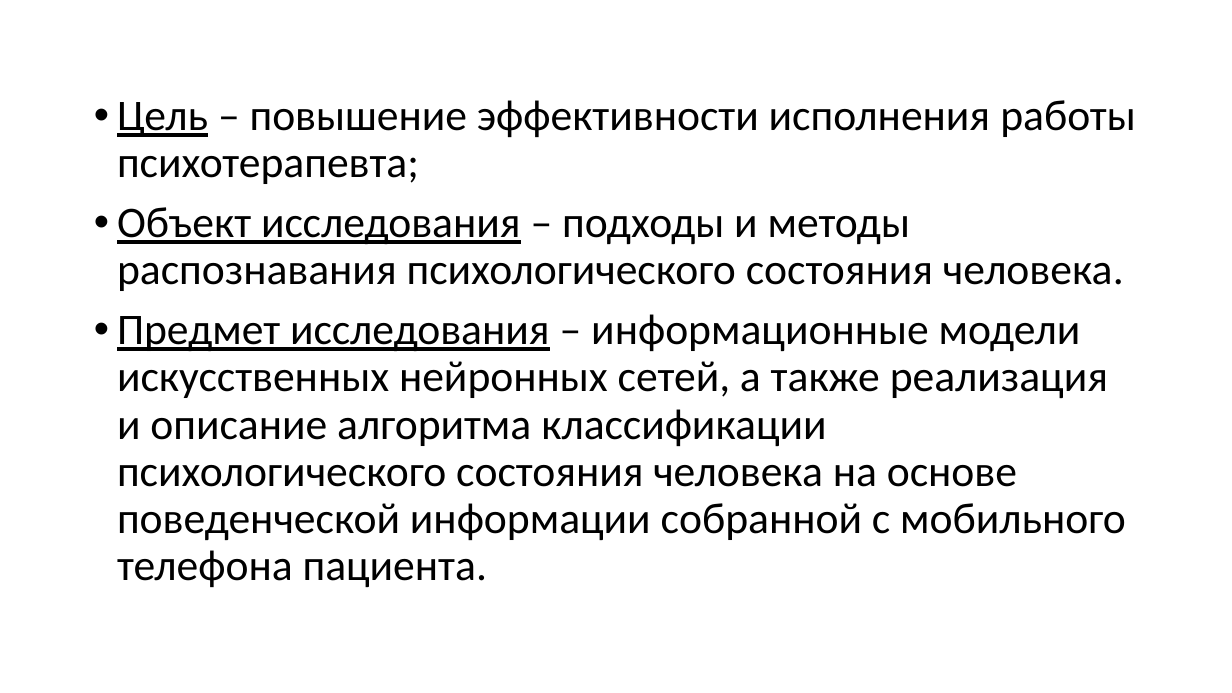
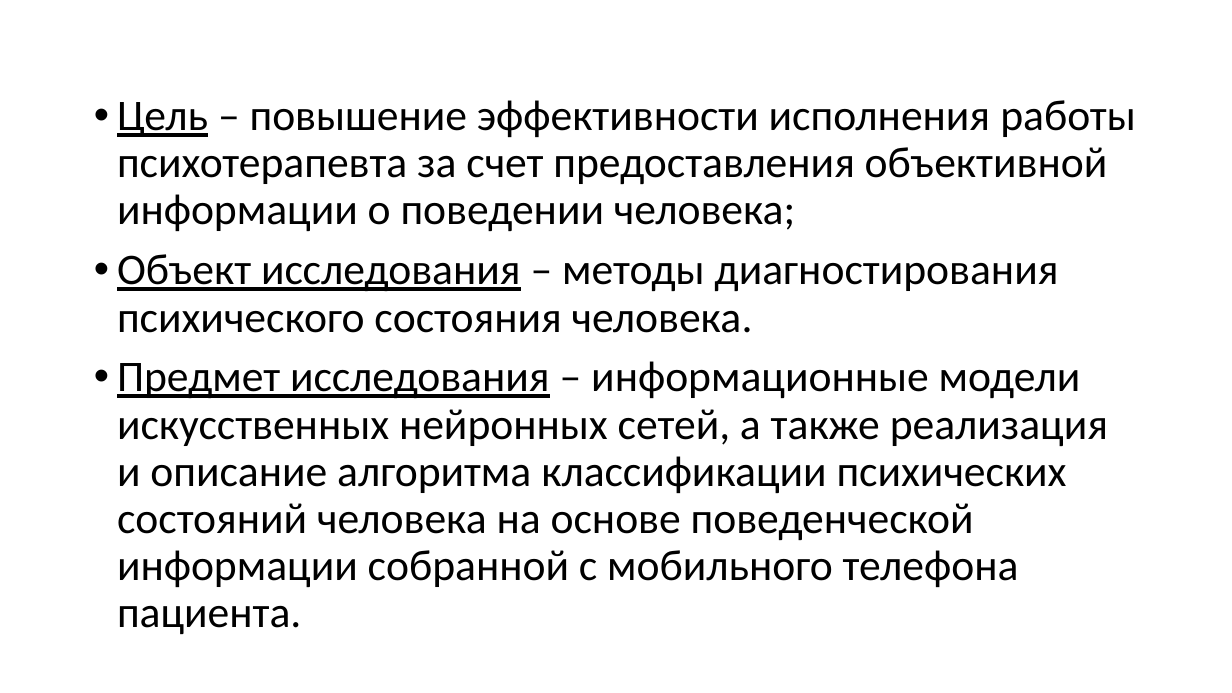
Before and after one commit to Wideweb/-digital-psychology-docs, a slide deck: slide 2 of Алькевич А.С/Презентация.pptx. Drawn at 1232x693 pixels with LibreOffice and Linux fonts; fonts in the diff are those of the drawing. Boxes give left, top, right and bottom in pixels: in the first picture for what was removed or moved away, otherwise in the second. Text is boxed around its words. In the diff, an @@ line names an element or a change of style, - is before the commit and + after.

```diff
--- a/Алькевич А.С/Презентация.pptx
+++ b/Алькевич А.С/Презентация.pptx
@@ text at (117, 100, 1136, 634): text changed @@
-• Цель – повышение эффективности исполнения работы психотерапевта;
-• Объект исследования – подходы и методы распознавания психологического состояния человека.
-• Предмет исследования – информационные модели искусственных нейронных сетей, а также реализация и описание алгоритма классификации психологического состояния человека на основе поведенческой информации собранной с мобильного телефона пациента.
+• Цель – повышение эффективности исполнения работы психотерапевта за счет предоставления объективной информации о поведении человека;
+• Объект исследования – методы диагностирования психического состояния человека.
+• Предмет исследования – информационные модели искусственных нейронных сетей, а также реализация и описание алгоритма классификации психических состояний человека на основе поведенческой информации собранной с мобильного телефона пациента.
```
Also in this commit, not shown: 6 other slides changed, 1 slide added, 1 slide removed, 10 other files.
